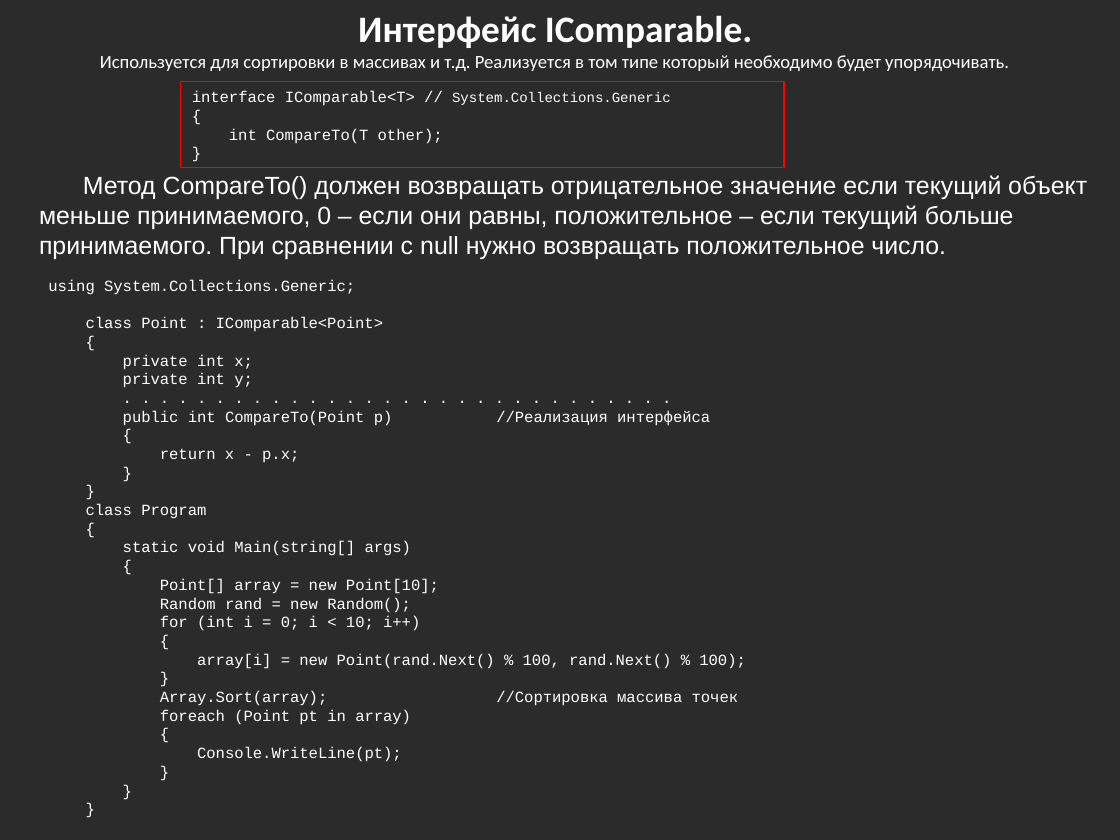
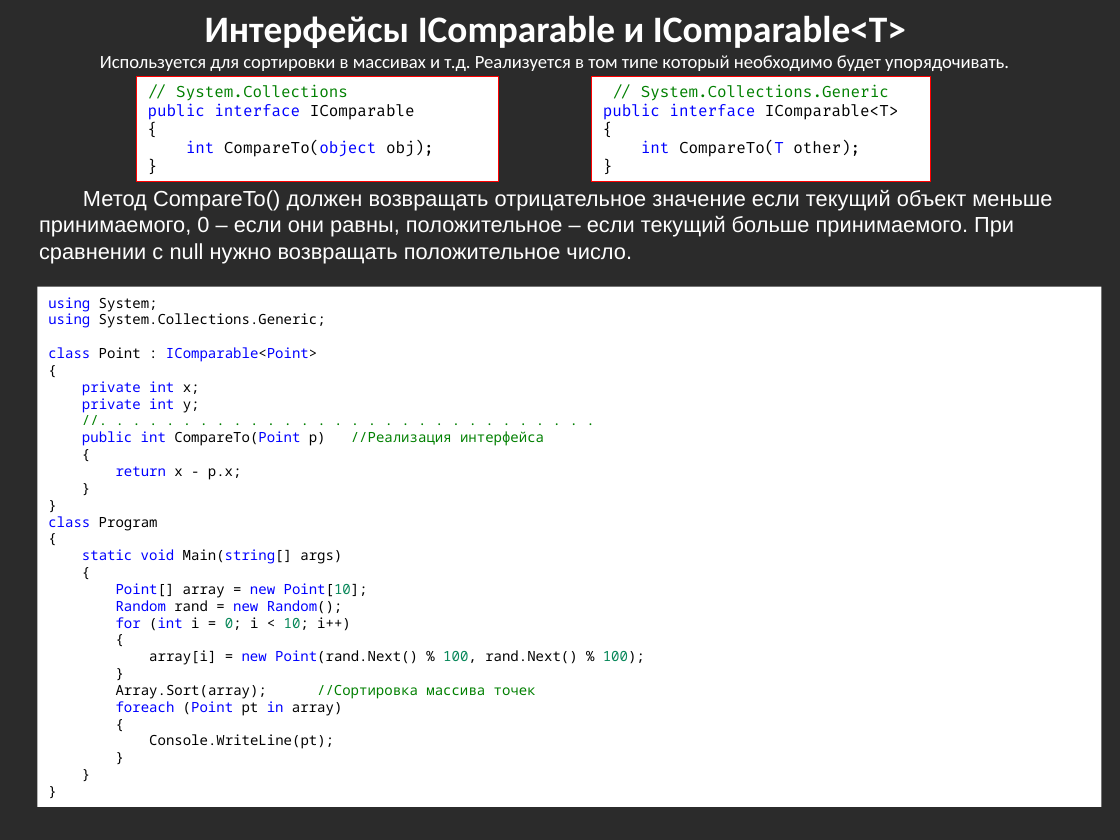
Before and after one commit to bazile/Training, a slide deck: slide 90 of Presentation/lesson-02-oop.pptx (slide 80 before the commit). Drawn at 1120x840 pixels with LibreOffice and Linux fonts; fonts in the diff are those of the drawing; background and template pictures are left out; a plain dark background stands for a picture behind light text. Boxes give left, top, right and bottom in pixels: in the first picture for what was removed or moved away, otherwise in the second. Text is boxed around its words. In the diff, an @@ line names an element or a change of style, - is before the commit and + after.

```diff
--- a/Presentation/lesson-02-oop.pptx
+++ b/Presentation/lesson-02-oop.pptx
@@ text at bbox=[205, 15, 906, 48]: text changed @@
-Интерфейс IComparable.
+Интерфейсы IComparable и IComparable<T>
@@ rectangle added at bbox=[137, 76, 498, 181], fill #FFFFFF, outline #FF0000 0.75 pt, 10 pt, text #000000 @@
+// System.Collections
+public interface IComparable
+{
+int CompareTo(object obj);
+}
@@ rectangle "// System.Collections.Generic" at bbox=[591, 76, 930, 181]: fill none to #FFFFFF @@
@@ rectangle "// System.Collections.Generic": place and size @@
-rectangle "// System.Collections.Generic" at bbox=[180, 82, 784, 168]
+rectangle "// System.Collections.Generic" at bbox=[591, 76, 930, 181]
@@ text in rectangle at bbox=[603, 85, 899, 120]: text changed; size 9 to 10 pt; font Courier New to Fira Code; text colour #FFFFFF to #008000 @@
-interface IComparable<T> // System.Collections.Generic
+// System.Collections.Generic
+public interface IComparable<T>
@@ text in rectangle at bbox=[641, 141, 860, 157]: font Courier New to Fira Code in "{", "int CompareTo(T other);", "}"; text colour #FFFFFF to #000000 in "{", "CompareTo(T other);", "}"; text colour #FFFFFF to #0000FF in "int CompareTo(T" @@
@@ text "Метод CompareTo() должен возвращать отрицательное ...": place and size @@
-text "Метод CompareTo() должен возвращать отрицательное ..." at bbox=[39, 175, 1087, 259]
+text "Метод CompareTo() должен возвращать отрицательное ..." at bbox=[39, 190, 1052, 263]
@@ text "Метод CompareTo() должен возвращать отрицательное ..." at bbox=[39, 190, 1052, 263]: size 16 to 14 pt @@
@@ text in rectangle at bbox=[37, 287, 1101, 806]: text changed; size 10 to 9 pt; font Courier New to Noto Sans Mono; text colour #FFFFFF to #008000 @@
-. . . . . . . . . . . . . . . . . . . . . . . . . . . . . .
+//. . . . . . . . . . . . . . . . . . . . . . . . . . . . . .
@@ rectangle "using System;": place and size @@
-rectangle "using System;" at bbox=[48, 279, 746, 762]
+rectangle "using System;" at bbox=[37, 287, 1101, 806]
@@ rectangle "using System;" at bbox=[37, 287, 1101, 806]: fill none to #FFFFFF @@
@@ text in rectangle at bbox=[48, 297, 158, 312]: paragraph added @@
+using System;
@@ text in rectangle at bbox=[48, 311, 645, 749]: size 10 to 9 pt, font Courier New to Noto Sans Mono; text colour #FFFFFF to #0000FF in "using", "class IComparable<Point>", "private int", "private int" and 9 more places; text colour #FFFFFF to #000000 in "System.Collections.Generic;", "Point : IComparable<Point>", "{", "x;" and 23 more places; text colour #FFFFFF to #008000 in "//Реализация интерфейса", "//Сортировка массива точек"; text colour #FFFFFF to #09885A in "Point[10];", "0; 10;", "100, 100);" @@
```
Also in this commit, not shown: 7 other slides changed, 15 slides added, 10 other files.
